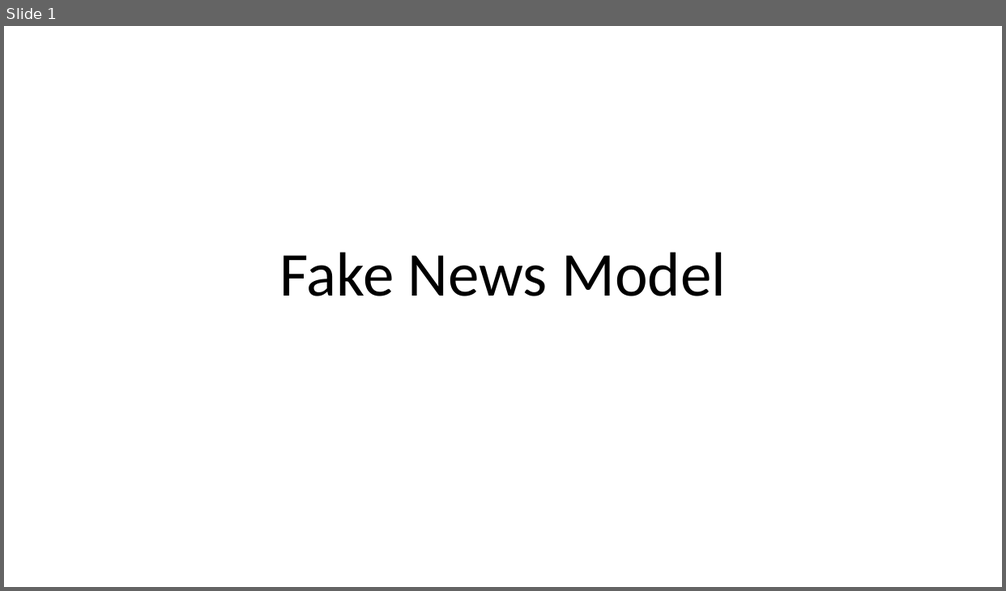
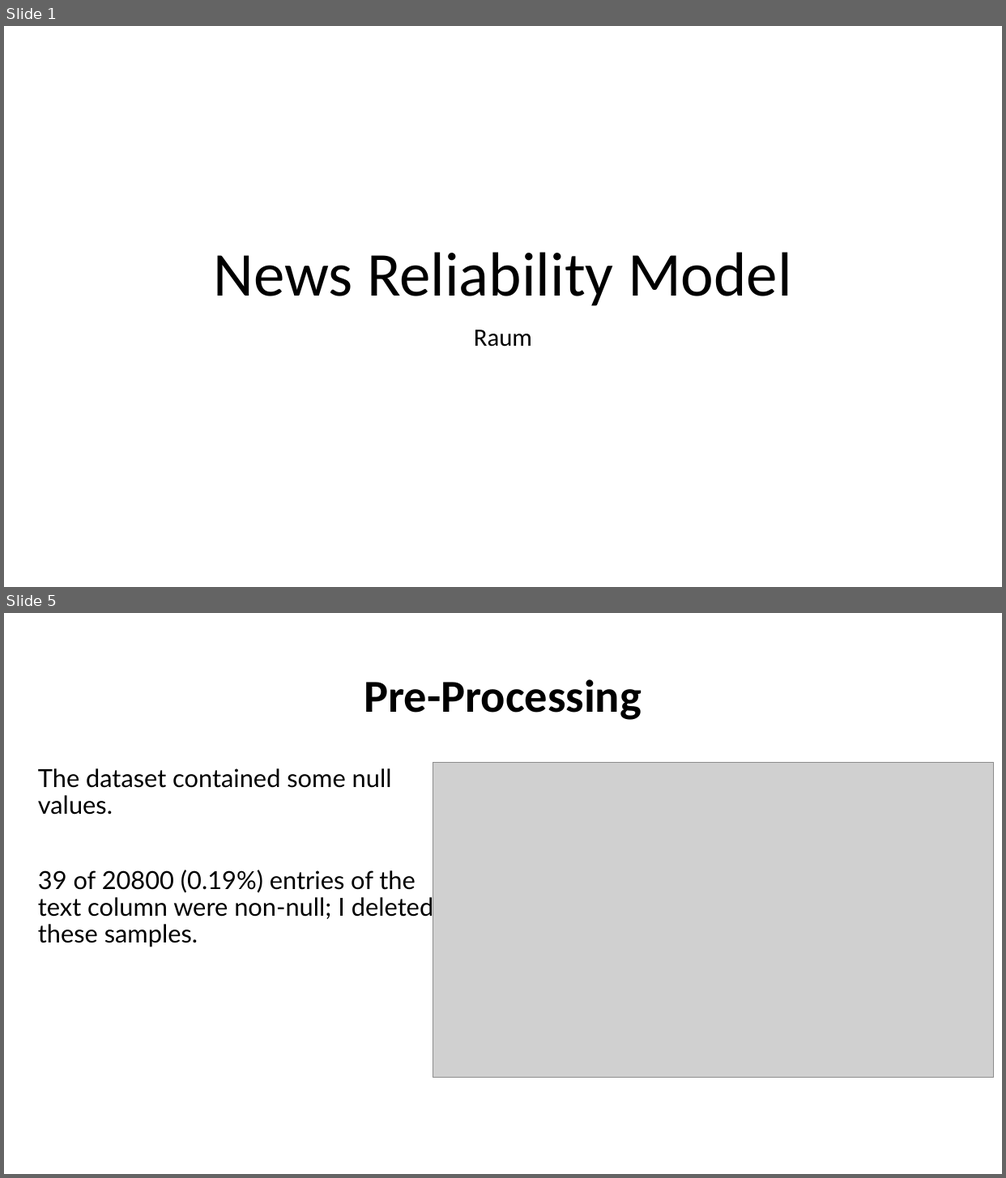
Before and after one commit to raum30/fake-news, a slide deck: presentation.pptx. Shown one above the other, each under a label of ours: slide 1 before the commit, slides 1 and 5 after it; the slides between them are not shown. The pictures are 1006x591 and 1006x1178 pixels, drawn with LibreOffice and Linux fonts; fonts in the diff are those of the drawing; grey boxes stand for pictures. Boxes give left, top, right and bottom in pixels: in the first picture for what was removed or moved away, otherwise in the second. Text is boxed around its words. In the diff, an @@ line names an element or a change of style, - is before the commit and + after.

```diff
--- a/presentation.pptx
+++ b/presentation.pptx
@@ slide 5 added at <box>4,613,1002,1174</box>, background #FFFFFF @@
@@ title added at <box>364,679,641,720</box>, 44 pt, text #000000, bold @@
+Pre-Processing
@@ text added at <box>38,769,433,948</box>, 24 pt, text #000000 @@
+The dataset contained some null values.
+39 of 20800 (0.19%) entries of the text column were non-null; I deleted these samples.
@@ picture added at <box>433,763,994,1078</box> @@
@@ slide 1 changed as well @@
@@ title at <box>213,252,792,306</box>: text changed @@
-Fake News Model
+News Reliability Model
@@ subtitle added at <box>474,330,532,347</box>, 24 pt, text #000000 @@
+Raum
```
Also in this commit, not shown: 23 other slides added, 1 slide removed, 1 other file.
